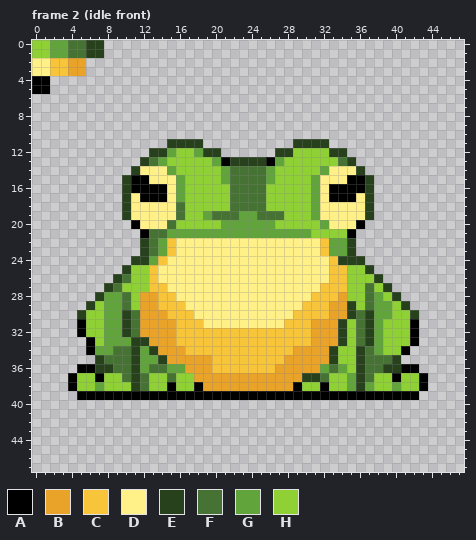
File history of a pixel-art file, assets/player/Frog.ase. Above is the file before it was changed.
48x48 pixels, 30 frames. Colours within 5 levels of each other are drawn and written as one. Shown: frame 2 (idle front). The commit also changed other frames, which this record leaves out.
Visible layers, top first: "Layer 1", "Layer 2".
Palette (. is transparent): A #000000  B #e9a329  C #f7c43a  D #fff088  E #27411c  F #467333  G #62a43c  H #8fd134
Pixels before, frame 2 (idle front), first column x 0:
 0 HHGGFFEE....................................
 1 HHGGFFEE....................................
 2 DDCCBB......................................
 3 DDCCBB......................................
 4 AA..........................................
 5 AA..........................................
 6 ............................................
 7 ............................................
 8 ............................................
 9 ............................................
10 ............................................
11 ...............EEEE..........EEEE...........
12 .............EEGHHGEE......EEHHHHEE.........
13 ............EFGHHHHHGAEEEEAGHHHHHHFE........
14 ...........EDDDGHHHHHGFFFFGHHHHHGDDDE.......
15 ..........EAADDDGHHHHGFFFFGHHHHGDDDAAE......
16 ..........EAAAADGHHHHHFFFFHHHHHGDAAAAE......
17 ..........EDAAADGHHHHHFFFFHHHHHGDAAADE......
18 ..........EDDDDDFHHHHHFFFFHHHHHGDDDDDE......
19 ..........EDDDDDFHHGFFFGGFFFHHHGDDDDDE......
20 ...........ADDDFHHHHHGGGGGGHHHHHGDDDA.......
21 ............AFFGGGGGGGGGGGGGGGGHHHHA........
22 ............EFGCDDDDDDDDDDDDDDDDCGGE........
23 ............EFGCDDDDDDDDDDDDDDDDCGGE........
24 ...........EEGCDDDDDDDDDDDDDDDDDDCEEE.......
25 ..........EHHCDDDDDDDDDDDDDDDDDDDCCHHE......
26 .........EFHHCDDDDDDDDDDDDDDDDDDDCCHHHE.....
27 ........EFHHHCCDDDDDDDDDDDDDDDDDCCCHHFHE....
28 .......EGGFHBBCCDDDDDDDDDDDDDDDCCCBHHFGHE...
29 ......EHGGFHBBCCCDDDDDDDDDDDDDCCCBBEHFGGHE..
30 .....EHHGGEFBBBCCCDDDDDDDDDDDCCCCBBEFEGGHHE.
31 .....AHHGGEFBBBBCCCDDDDDDDDDCCCBBBEHFEGHHHA.
32 .....AHHGGEFBBBBCCCCCCCCCCCCCCCBBBEHFEGHHHA.
33 ......AHGGGEEBBBCCCCCCCCCCCCCCCBBBEHFEGHHHA.
34 ......AGGFFEGEBBBCCCCCCCCCCCCBBBBEHHEFGHHA..
35 .......EFFFEGGEBBBBBCCCCCCCCBBBBBEHHEFFFE...
36 .....AAEEFFEGFFGGBBBCCCCCCCBBBBBGFGHEFFEEAA.
37 ....AHHAHHFEFHHFHHBBBBBBBBBBBBEEFHHGEFHHAHHA
38 ....AHHGHHHEFHHAHHABBBBBBBBBBAHHAHHGEGHHGHHA
39 .....AAAAAAAAAAAAAAAAAAAAAAAAAAAAAAAAAAAAAA.
The result:
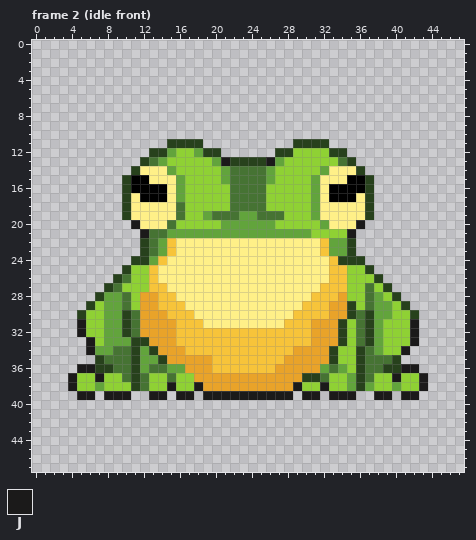
Colours new in this view: J #1b1a1a
Diff:
layer "Layer 2" now hidden
Frame 2 (idle front):
The edit turns colour A into colour J in row 13 at x 21 and 26; in row 20 at x 11 and 36; in row 21 at x 12 and 35; in rows 31 to 32 at x 5 and 42; in row 33 at x 6 and 42; in row 34 at x 6 and 41.
The edit turns colour A into colour J in row 36 at x 5 to 6 and 41 to 42; in row 37 at x 4, 7, 40 and 43; in row 38 at x 4, 15, 18, 29, 32 and 43; in row 39 at x 5 to 6, 8 to 10, 13 to 14, 16 to 17, 19 to 28, 30 to 31, 33 to 35, 38 to 39 and 41 to 42.
The author cleared colour A in rows 4 to 5 at x 0 to 1; in row 39 at x 7, 11 to 12, 15, 18, 29, 32, 36 to 37 and 40.
The author cleared colour B in rows 2 to 3 at x 4 to 5.
The author cleared colour C in rows 2 to 3 at x 2 to 3.
The author cleared colour D in rows 2 to 3 at x 0 to 1.
The author cleared colour E in rows 0 to 1 at x 6 to 7.
The author cleared colour F in rows 0 to 1 at x 4 to 5.
The author cleared colour G in rows 0 to 1 at x 2 to 3.
The author cleared colour H in rows 0 to 1 at x 0 to 1.
Boxes around the changes in both pictures, in picture pixels (x1, y1, x2, y2):
erased: (32, 40, 104, 94)
changed: (221, 157, 275, 166)
changed: (131, 220, 149, 238)
changed: (347, 220, 365, 238)
changed: (68, 319, 428, 400)
